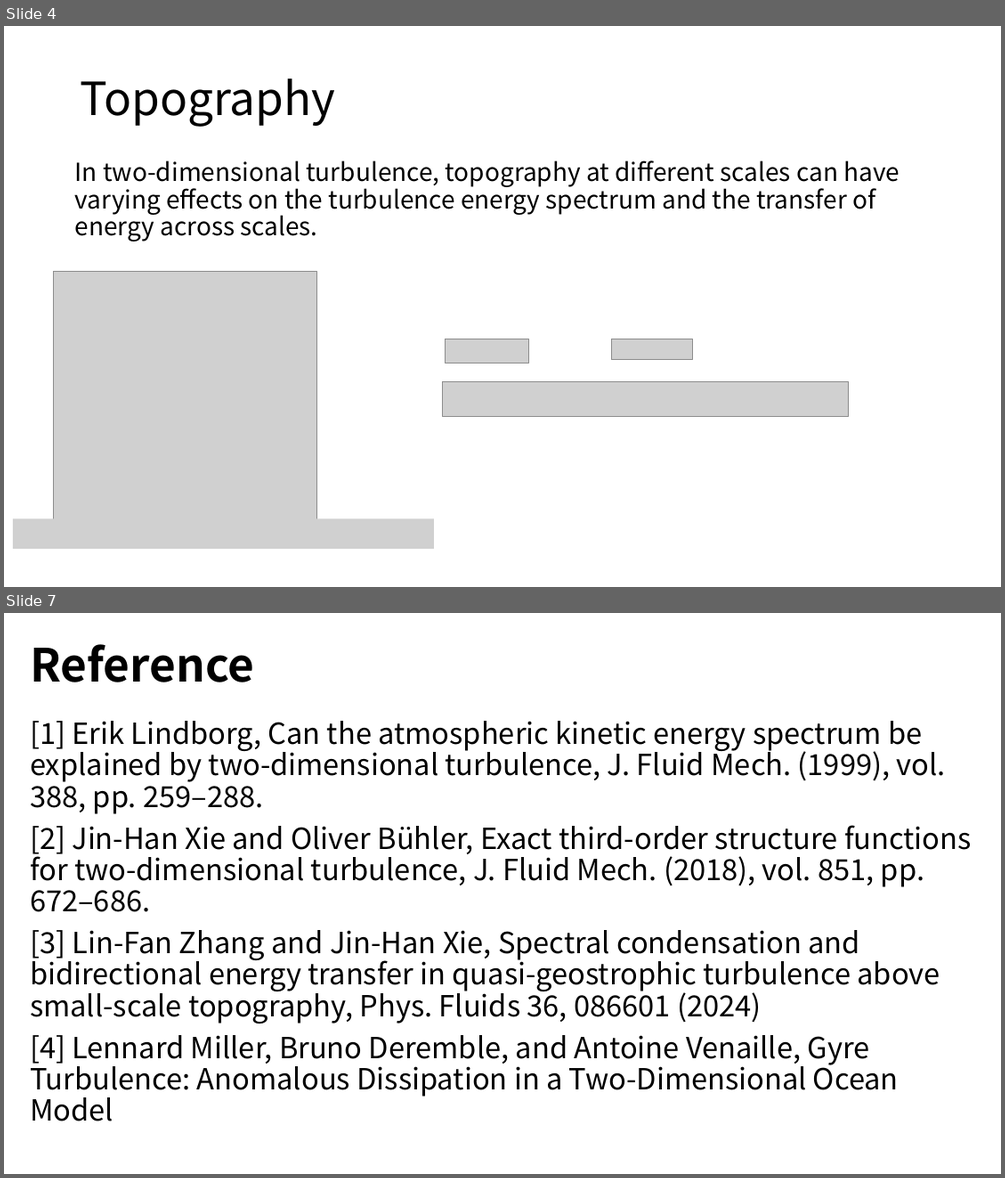
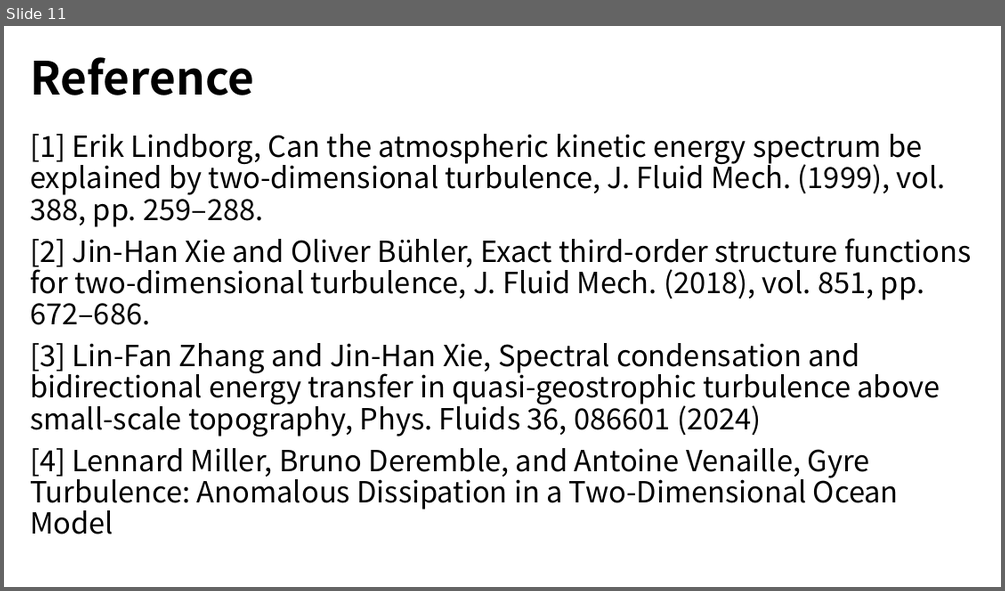
Before and after one commit to yangziang03/yangziang03.github.io, a slide deck: mypaper/thesis/Research1.pptx. Shown one above the other, each under a label of ours: slides 4 and 7 before the commit, slide 11 after it; the slides between them are not shown. The pictures are 1005x1178 and 1005x591 pixels, drawn with LibreOffice and Linux fonts; fonts in the diff are those of the drawing; grey boxes stand for pictures. Boxes give left, top, right and bottom in pixels: in the first picture for what was removed or moved away, otherwise in the second. Text is boxed around its words. In the diff, an @@ line names an element or a change of style, - is before the commit and + after.

```diff
--- a/mypaper/thesis/Research1.pptx
+++ b/mypaper/thesis/Research1.pptx
@@ slide 4 removed at [4,26,1001,587], background #FFFFFF @@
@@ title removed at [80,79,335,127] @@
-Topography
@@ text removed at [75,160,899,241] @@
-In two-dimensional turbulence, topography at different scales can have varying effects on the turbulence energy spectrum and the transfer of energy across scales.
@@ picture removed at [53,272,316,525] @@
@@ picture removed at [445,338,528,362] @@
@@ picture removed at [611,338,692,360] @@
@@ picture removed at [443,382,849,417] @@
@@ picture removed at [13,519,434,548] @@
@@ what was slide 7 is now slide 11 @@
```
Also in this commit, not shown: 1 slide changed, 9 slides added, 4 other slides removed, 1 other file.
